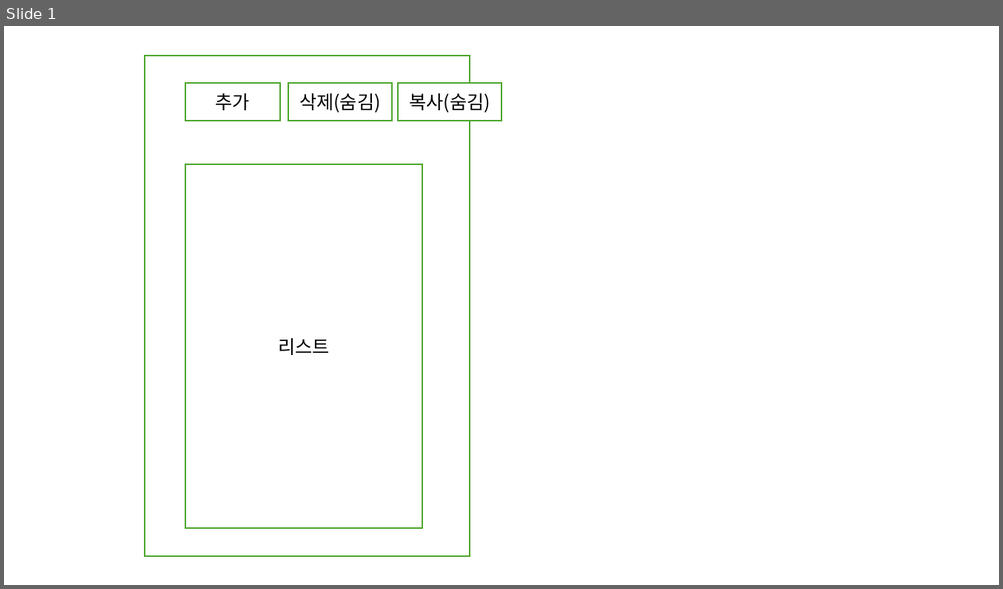
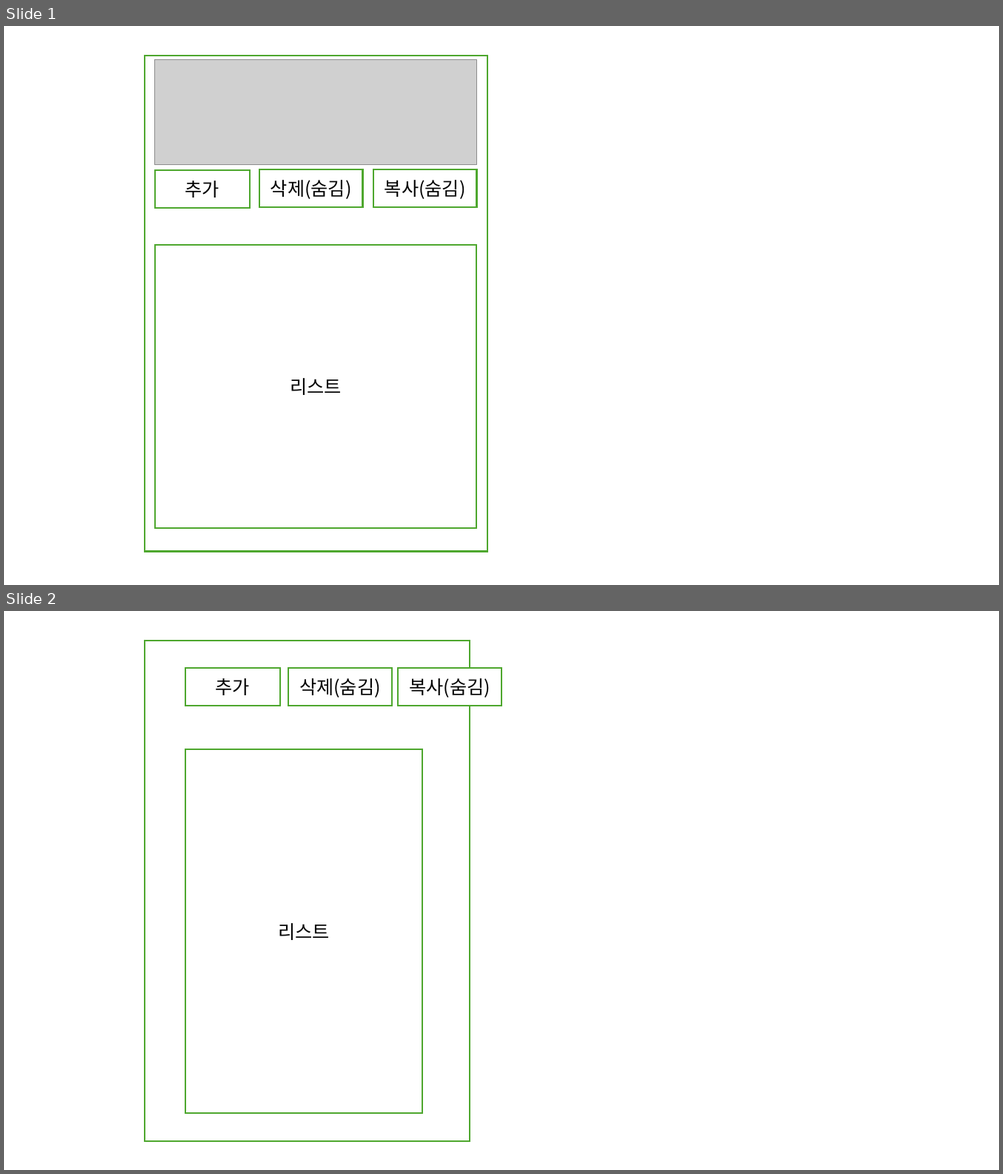
Before and after one commit to EomTaeWook/DiademMacro, a slide deck: Design/UI.pptx. Shown one above the other, each under a label of ours: slide 1 before the commit, slides 1 and 2 after it. The pictures are 1003x589 and 1003x1174 pixels, drawn with LibreOffice and Linux fonts; fonts in the diff are those of the drawing; grey boxes stand for pictures. Boxes give left, top, right and bottom in pixels: in the first picture for what was removed or moved away, otherwise in the second. Text is boxed around its words. In the diff, an @@ line names an element or a change of style, - is before the commit and + after.

```diff
--- a/Design/UI.pptx
+++ b/Design/UI.pptx
@@ slide 1 added at (x1=4, y1=26, x2=999, y2=585), background #FFFFFF @@
@@ rectangle added at (x1=145, y1=56, x2=487, y2=552), fill #FFFFFF, outline #4EA72E 1.5 pt @@
@@ picture added at (x1=155, y1=59, x2=476, y2=165) @@
@@ rectangle added at (x1=155, y1=170, x2=250, y2=208), fill #FFFFFF, outline #4EA72E 1.5 pt, 18 pt, text #000000 @@
+추가
@@ rectangle added at (x1=259, y1=170, x2=362, y2=207), fill #FFFFFF, outline #4EA72E 1.5 pt, 18 pt, text #000000 @@
+삭제(숨김)
@@ rectangle added at (x1=373, y1=170, x2=476, y2=207), fill #FFFFFF, outline #4EA72E 1.5 pt, 18 pt, text #000000 @@
+복사(숨김)
@@ rectangle added at (x1=155, y1=244, x2=476, y2=528), fill #FFFFFF, outline #4EA72E 1.5 pt, 18 pt, text #000000 @@
+리스트
@@ what was slide 1 is now slide 2 @@
```
Also in this commit, not shown: 4 other files.
